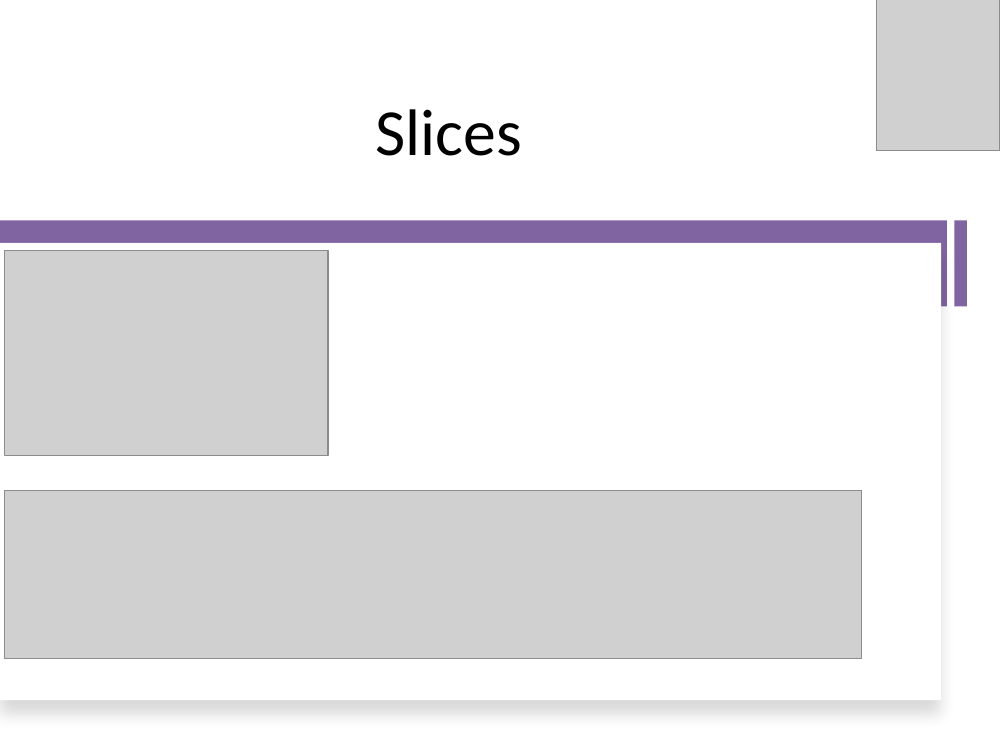
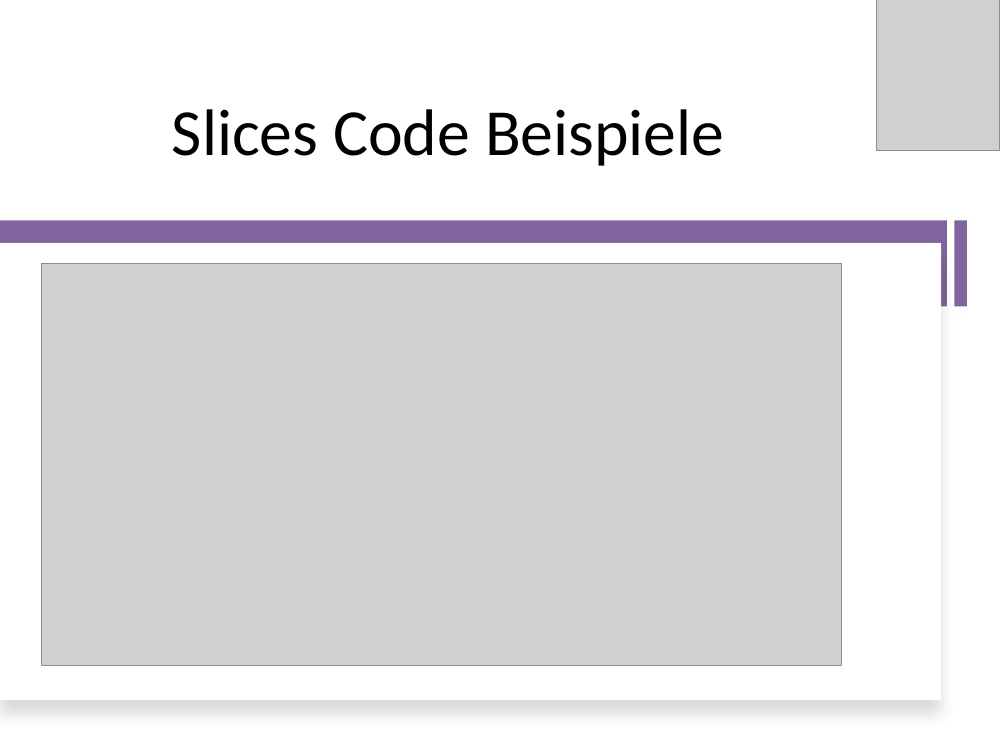
Before and after one commit to RatedNextGen/pcp-go, a slide deck: slide 7 of presentation/GO-Präsi.pptx. Drawn at 1008x756 pixels with LibreOffice and Linux fonts; fonts in the diff are those of the drawing; grey boxes stand for pictures. Boxes give left, top, right and bottom in pixels: in the first picture for what was removed or moved away, otherwise in the second. Text is boxed around its words. In the diff, an @@ line names an element or a change of style, - is before the commit and + after.

```diff
--- a/presentation/GO-Präsi.pptx
+++ b/presentation/GO-Präsi.pptx
@@ title at box(172, 109, 724, 166): text changed @@
-Slices
+Slices Code Beispiele
@@ picture removed at box(5, 251, 329, 456) @@
@@ picture added at box(41, 263, 842, 665) @@
@@ picture removed at box(5, 491, 862, 658) @@
```
Also in this commit, not shown: 9 other slides changed, 5 slides added, 7 slides removed, 12 other files.
